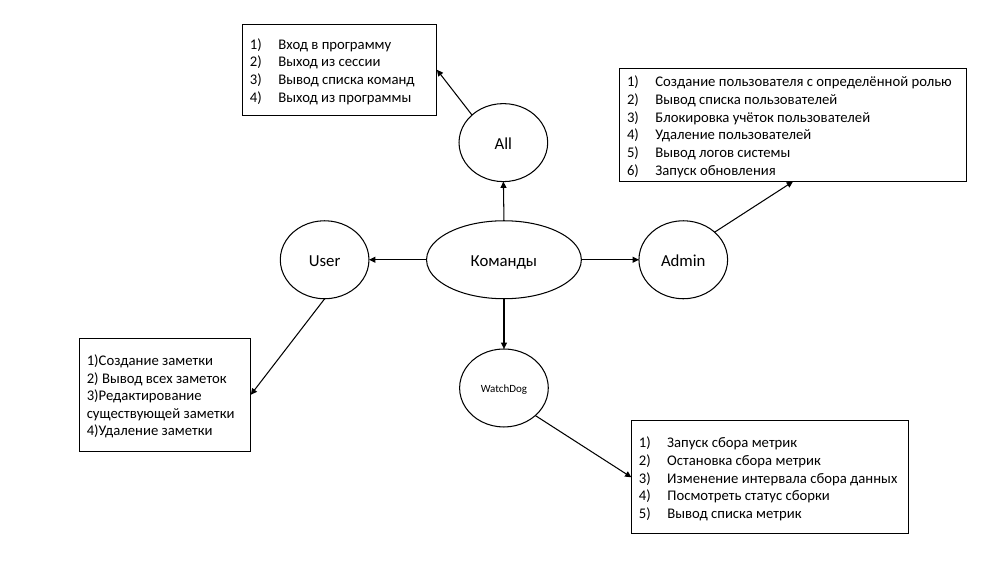
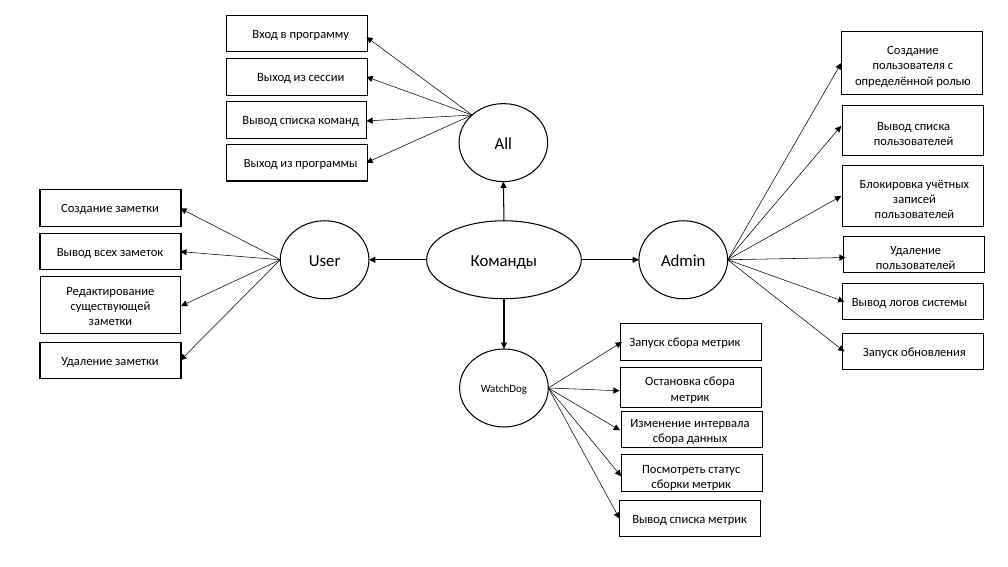
Before and after one commit to Ban049/cursovaya-topo, a slide deck: slide 2 of Документы/Декомпозиция.pptx. Drawn at 1008x567 pixels with LibreOffice and Linux fonts; fonts in the diff are those of the drawing. Boxes give left, top, right and bottom in pixels: in the first picture for what was removed or moved away, otherwise in the second. Text is boxed around its words. In the diff, an @@ line names an element or a change of style, - is before the commit and + after.

```diff
--- a/Документы/Декомпозиция.pptx
+++ b/Документы/Декомпозиция.pptx
@@ rectangle removed at box(243, 24, 437, 116) @@
-1) Вход в программу
-2) Выход из сессии
-3) Вывод списка команд
-4) Выход из программы
@@ arrow moved from (472, 115) - (437, 70) to (472, 115) - (367, 77) @@
@@ arrow (472, 115) - (367, 77): stroke #000000 1 pt to #000000 0.5 pt @@
@@ rectangle removed at box(620, 69, 967, 181) @@
-1) Создание пользователя с определённой ролью
-2) Вывод списка пользователей
-3) Блокировка учёток пользователей
-4) Удаление пользователей
-5) Вывод логов системы
-6) Запуск обновления
@@ arrow moved from (715, 232) - (793, 181) to (728, 260) - (842, 196) @@
@@ arrow (728, 260) - (842, 196): stroke #000000 1 pt to #000000 0.5 pt @@
@@ arrow moved from (324, 299) - (251, 395) to (281, 260) - (180, 361) @@
@@ arrow (281, 260) - (180, 361): stroke #000000 1 pt to #000000 0.5 pt @@
@@ group added at box(40, 15, 985, 537): 19 rectangles, 19 texts, 15 arrows @@
+Вход в программу
+Выход из сессии
+Вывод списка команд
+Выход из программы
+Создание заметки
+Вывод всех заметок
+Редактирование существующей заметки
+Удаление заметки
+Запуск сбора метрик
+Остановка сбора метрик
+Изменение интервала сбора данных
+Посмотреть статус сборки метрик
+Вывод списка метрик
+Создание пользователя с определённой ролью
+Вывод списка пользователей
+Блокировка учётных записей пользователей
+Удаление пользователей
+Вывод логов системы
+Запуск обновления
@@ rectangle removed at box(79, 339, 251, 451) @@
-1)Создание заметки
-2) Вывод всех заметок
-3)Редактирование существующей заметки
-4)Удаление заметки
@@ arrow moved from (535, 416) - (631, 477) to (548, 388) - (622, 476) @@
@@ arrow (548, 388) - (622, 476): stroke #000000 1 pt to #000000 0.5 pt @@
@@ rectangle removed at box(631, 421, 908, 534) @@
-1) Запуск сбора метрик
-2) Остановка сбора метрик
-3) Изменение интервала сбора данных
-4) Посмотреть статус сборки
-5) Вывод списка метрик
```
Also in this commit, not shown: 2 other files.
